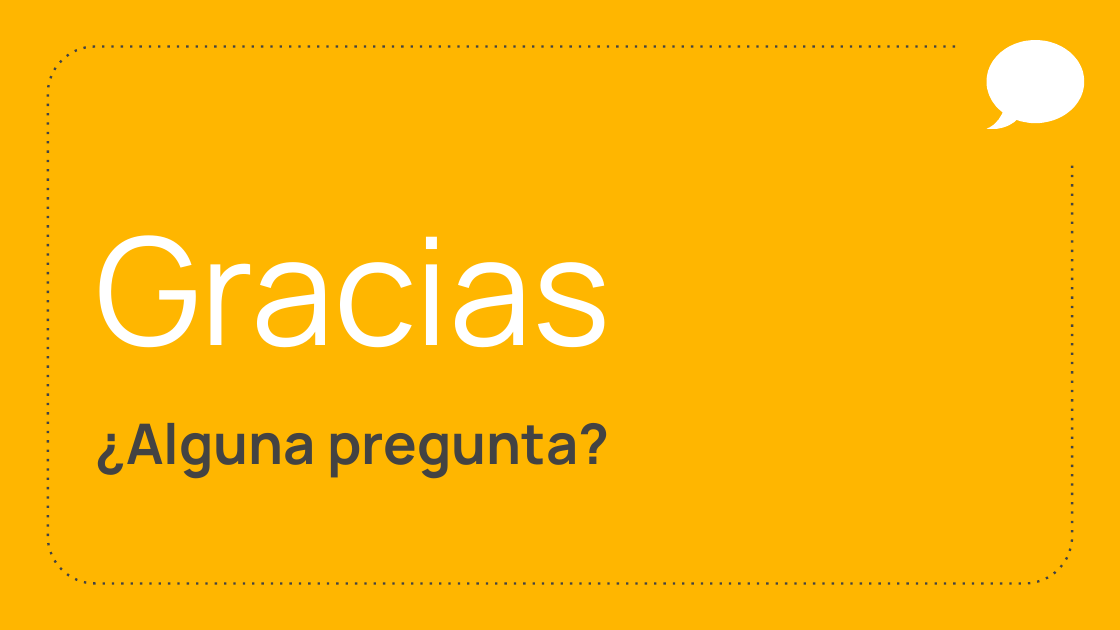
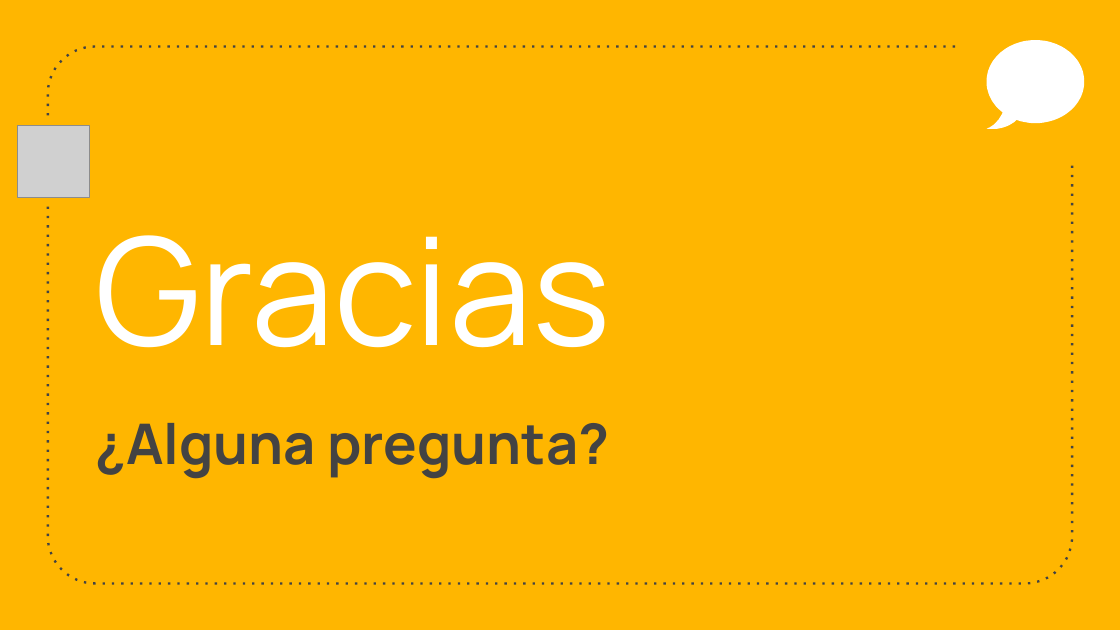
Before and after one commit to Mirirubi/TFMiri, a slide deck: slide 18 of practicas-MOVALSYS/PresentacionPracticas.pptx (slide 19 before the commit). Drawn at 1120x630 pixels with LibreOffice and Linux fonts; fonts in the diff are those of the drawing; grey boxes stand for pictures. Boxes give left, top, right and bottom in pixels: in the first picture for what was removed or moved away, otherwise in the second. Text is boxed around its words. In the diff, an @@ line names an element or a change of style, - is before the commit and + after.

```diff
--- a/practicas-MOVALSYS/PresentacionPracticas.pptx
+++ b/practicas-MOVALSYS/PresentacionPracticas.pptx
@@ rectangle added at <box>0,121,96,203</box>, fill #FFB600 @@
@@ picture added at <box>18,125,90,197</box> @@
```
Also in this commit, not shown: 4 other slides changed, 1 slide removed, 1 other file.
